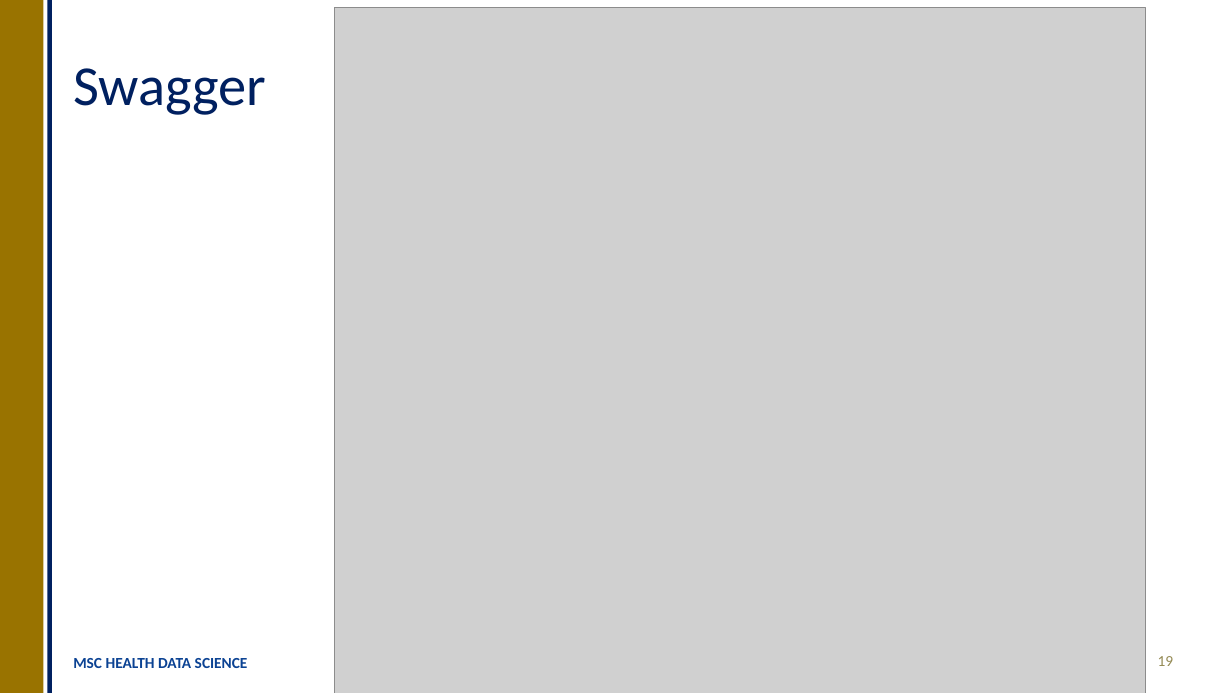
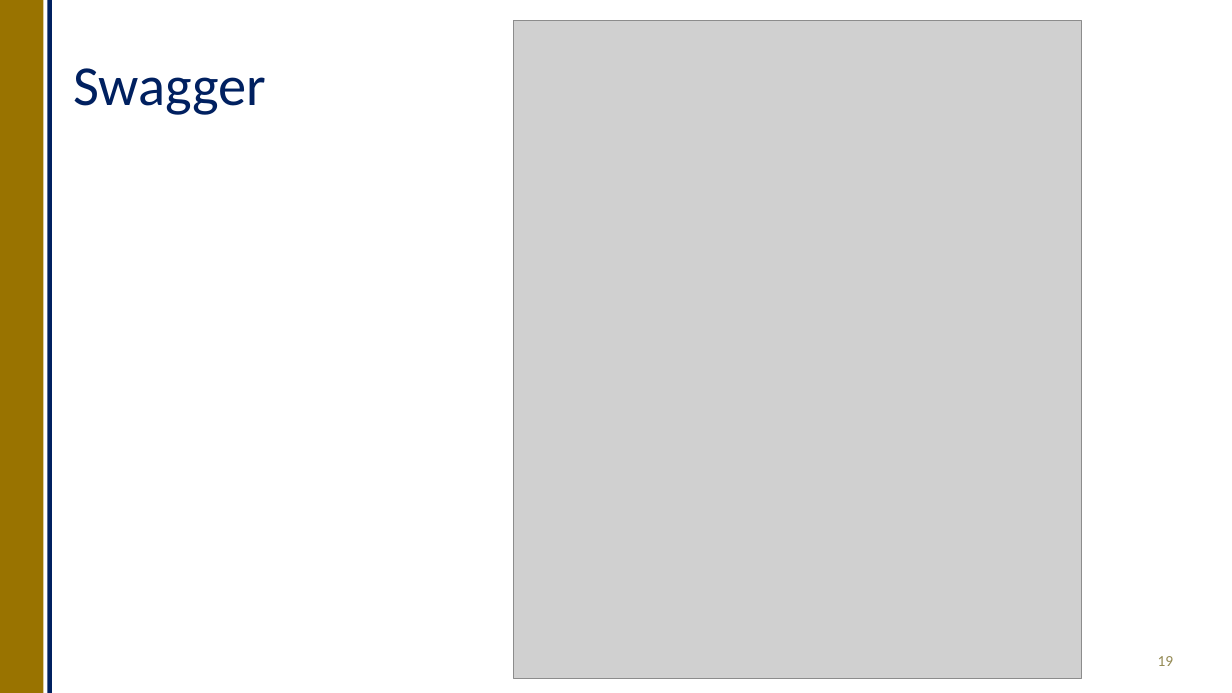
Before and after one commit to OllyButters/HDS-plumber, a slide deck: slide 19 of api_plumber_slides.pptx. Drawn at 1232x693 pixels with LibreOffice and Linux fonts; fonts in the diff are those of the drawing; grey boxes stand for pictures. Boxes give left, top, right and bottom in pixels: in the first picture for what was removed or moved away, otherwise in the second. Text is boxed around its words. In the diff, an @@ line names an element or a change of style, - is before the commit and + after.

```diff
--- a/api_plumber_slides.pptx
+++ b/api_plumber_slides.pptx
@@ picture removed at (335, 8, 1145, 693) @@
@@ picture added at (514, 20, 1081, 678) @@
@@ text removed at (73, 658, 248, 668) @@
-MSC HEALTH DATA SCIENCE
```
Also in this commit, not shown: 23 other slides changed, 2 slides added, 2 slides removed, 1 other file.
